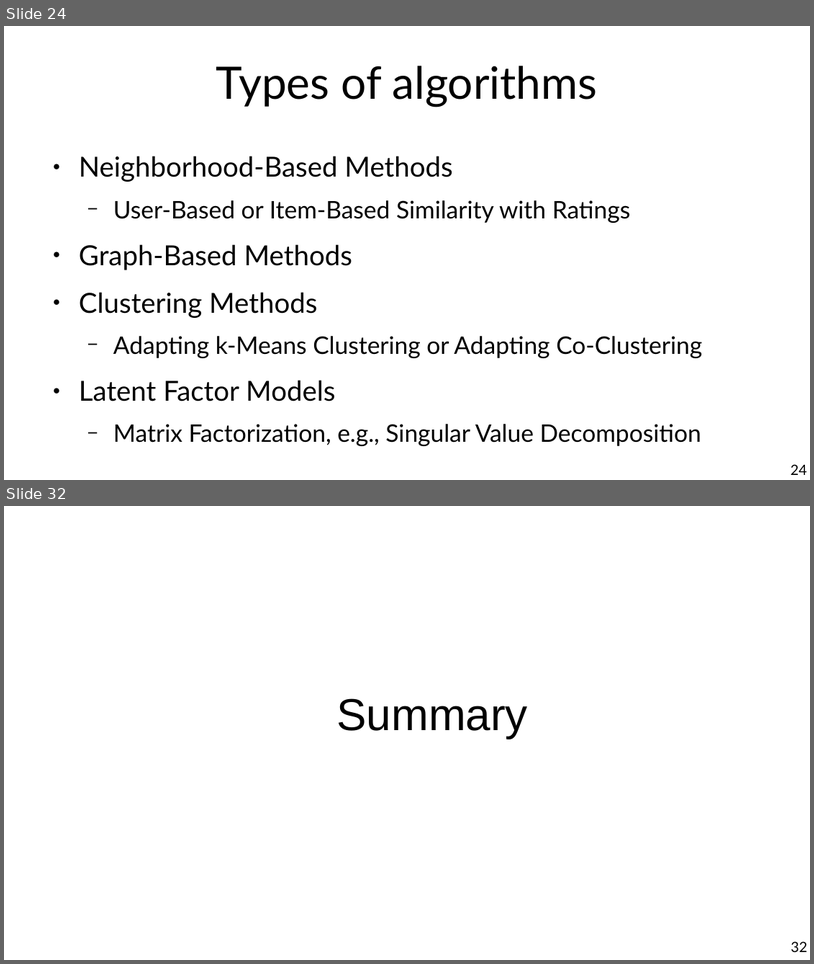
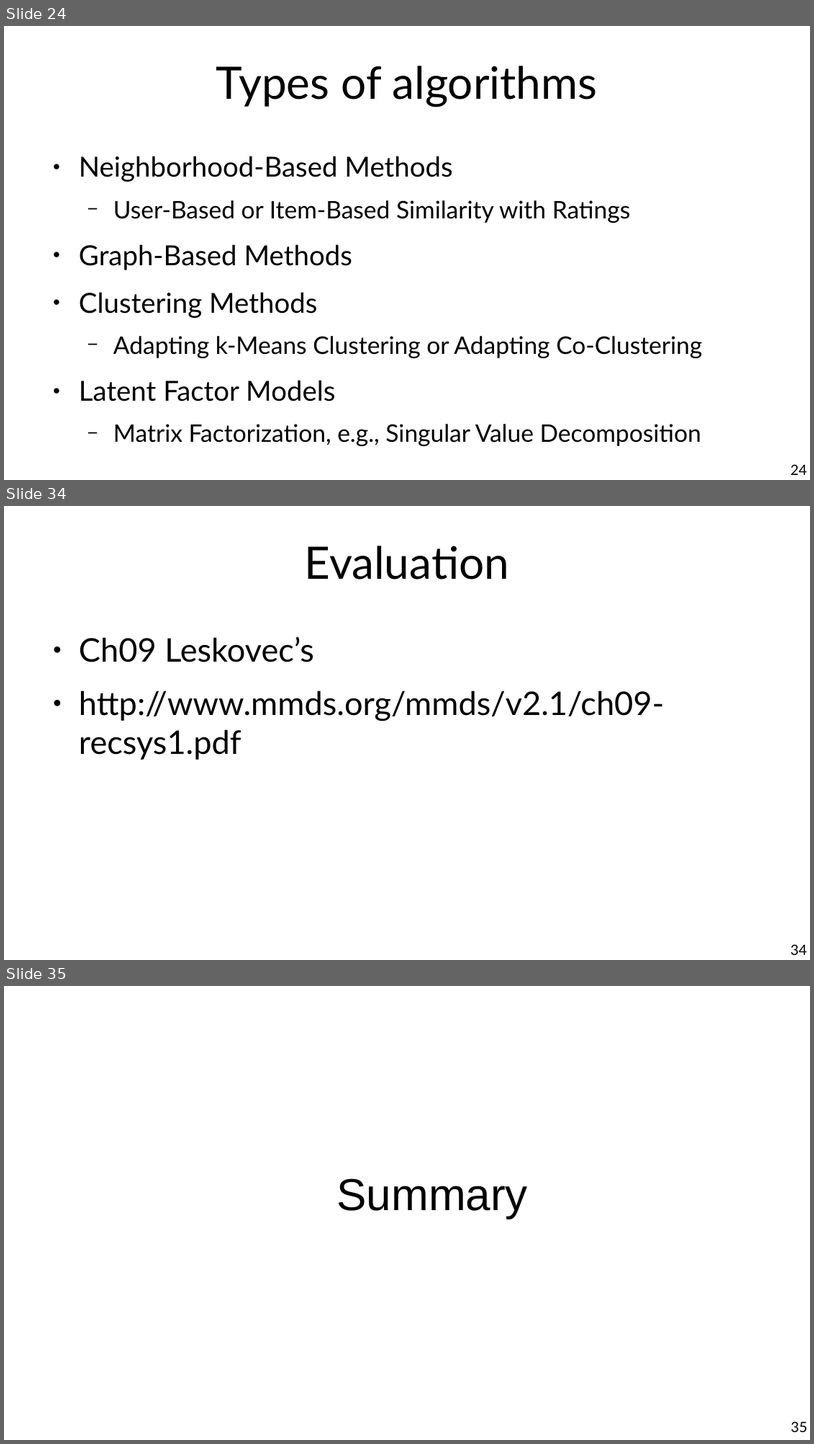
Before and after one commit to marco-calautti/data-mining-course, a slide deck: theory/tt08_recommender_systems.odp. Shown one above the other, each under a label of ours: slides 24 and 32 before the commit, slides 24, 34 and 35 after it; the slides between them are not shown. The pictures are 814x964 and 814x1444 pixels, drawn with LibreOffice and Linux fonts; fonts in the diff are those of the drawing. Boxes give left, top, right and bottom in pixels: in the first picture for what was removed or moved away, otherwise in the second. Text is boxed around its words. In the diff, an @@ line names an element or a change of style, - is before the commit and + after.

Commit message:
Recsys prep for tomorrow

```diff
--- a/theory/tt08_recommender_systems.odp
+++ b/theory/tt08_recommender_systems.odp
@@ slide 34 added at (x1=4, y1=506, x2=810, y2=960), background #FFFFFF @@
@@ title added at (x1=305, y1=546, x2=510, y2=579), 44 pt, text #000000 @@
+Evaluation
@@ text added at (x1=79, y1=636, x2=664, y2=759), 32 pt, text #000000 @@
+● Ch09 Leskovec’s
+● http://www.mmds.org/mmds/v2.1/ch09-recsys1.pdf
@@ page number added at (x1=791, y1=944, x2=808, y2=955), 14 pt, text #000000 @@
+34
@@ what was slide 32 is now slide 35 @@
@@ page number at (x1=791, y1=1421, x2=808, y2=1432): text changed @@
-32
+35
```
Also in this commit, not shown: 7 slides changed, 2 other slides added.
